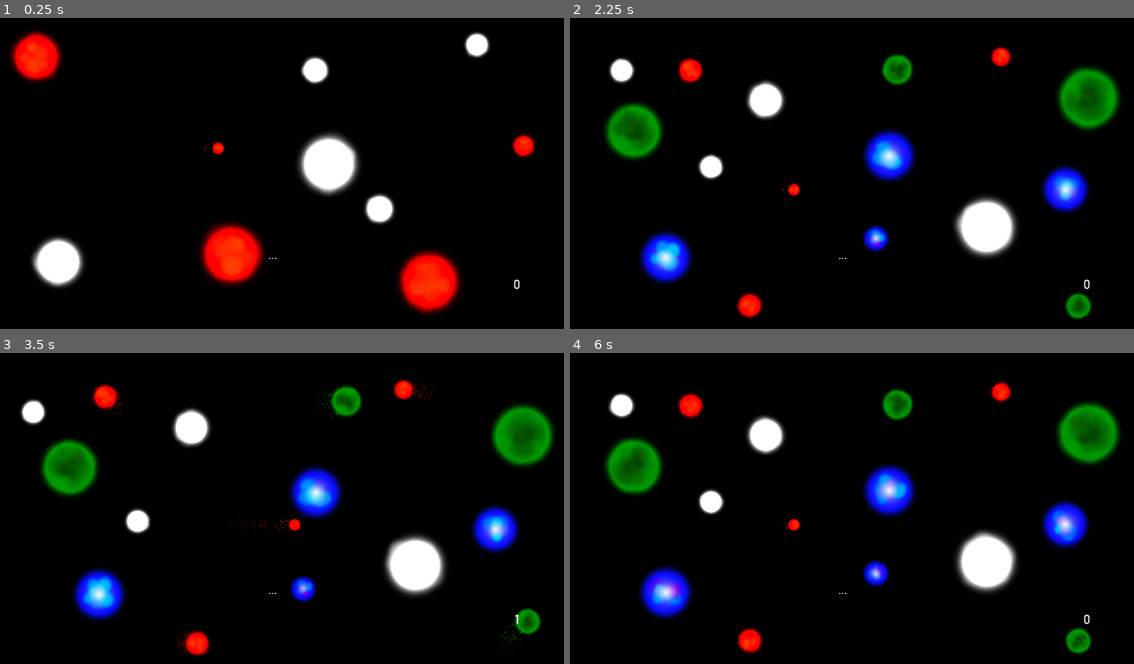
Above: before the commit, frames 1-4 (two rows, left to right).
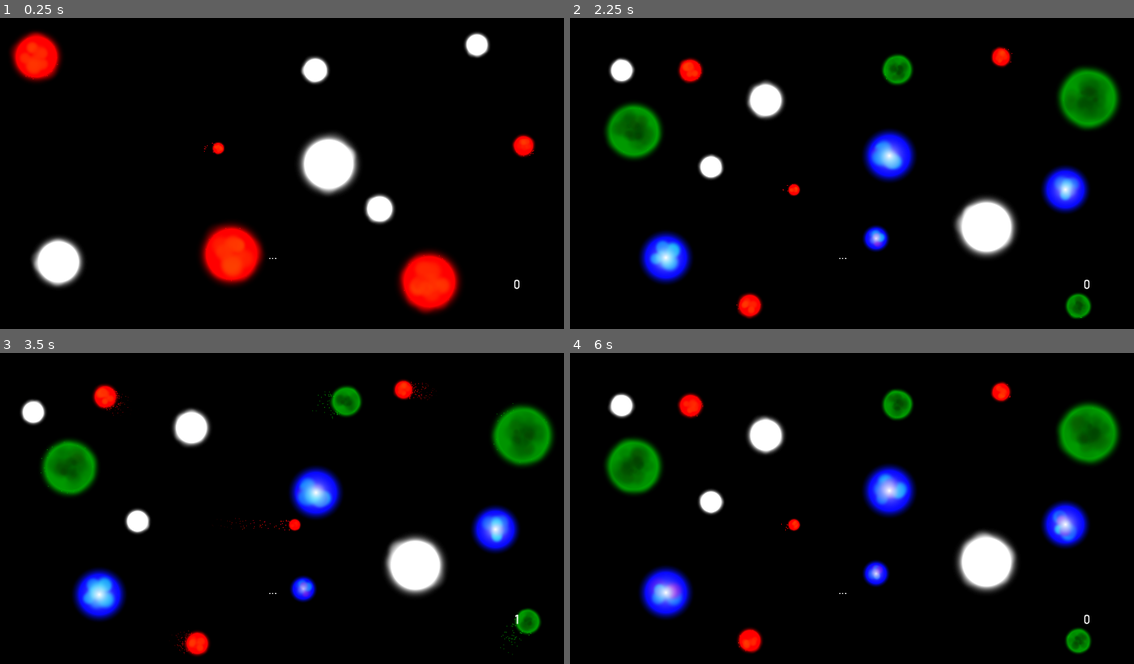
Above: after the commit, the same moments.

Repository: Dark-Gran/Spirit-Circles
Game: Godot game, scene res://src/Main.tscn
Same seed, same stepped clock (60 frames per second), same inputs: the game is played once before the commit and once after it.
Inputs (mouse positions are in pixels of both pictures, inside the frame that each line leads up to):
- Up to frame 1 (0.25 s): no input
- Up to frame 2 (2.25 s): move the mouse to (981, 148) at 0.52 s; hold Right (ui_right) 0.53-1.28 s; tap Space (ui_accept) at 0.77, 1.52 s; move the mouse to (716, 182) at 1.27 s; hold Left (ui_left) 1.28-2.03 s; move the mouse to (908, 86) at 2.02 s; hold Right (ui_right) from 2.03 s (still down)
- Up to frame 3 (3.5 s): keep holding Right (ui_right); move the mouse to (242, 570) at 2.77 s; tap Space (ui_accept) at 3.02 s
- Up to frame 4 (6 s): move the mouse to (1032, 555) at 3.52 s; release Right (ui_right) at 3.53 s; hold Left (ui_left) 3.53-5.78 s; tap Space (ui_accept) at 3.77, 4.52 s; move the mouse to (654, 446) at 4.27 s; move the mouse to (874, 499) at 5.02 s; move the mouse to (744, 412) at 5.77 s; hold Right (ui_right) from 5.78 s (still down)

The runs differ from the first frame. In frame 2, 0.6% of the frame differs, in the area x 14-91%, y 39-81%; in frame 3, 0.8%, in the area x 14-91%, y 40-83%; in frame 4, 0.5%.

Commit message:
antialiasing

Diff:
--- a/project.godot
+++ b/project.godot
@@ -110,5 +110,8 @@
 
 [rendering]
 
+quality/intended_usage/framebuffer_allocation=0
+quality/intended_usage/framebuffer_allocation.mobile=0
 environment/default_clear_color=Color( 0, 0, 0, 1 )
+quality/filters/msaa=2
 environment/default_environment="res://default_env.tres"
--- a/src/world/PlayerCircle.tscn
+++ b/src/world/PlayerCircle.tscn
@@ -23,9 +23,11 @@
 mesh = SubResource( 2 )
 
 [node name="CollisionShape2D" type="CollisionShape2D" parent="."]
+visible = false
 shape = SubResource( 3 )
 
 [node name="Area2D" type="Area2D" parent="."]
+visible = false
 input_pickable = false
 
 [node name="CollisionShape2D2" type="CollisionShape2D" parent="Area2D"]
--- a/src/world/World.gd
+++ b/src/world/World.gd
@@ -239,8 +239,8 @@
 		if could_spawn_pc_now():
 			for c in $Level/Circles.get_children():
 				if c.ray_point_a != null && c.ray_point_b != null:
-					draw_line(c.position, c.ray_point_a, Color.white, 2, false)
-					draw_line(c.ray_point_a, c.ray_point_b, Color.white, 2, false)
+					draw_line(c.position, c.ray_point_a, Color.white, 2, true)
+					draw_line(c.ray_point_a, c.ray_point_b, Color.white, 2, true)
 					#draw_circle(c.position+c.get_node("RayCastA").position, 5, Color.red)
 					#draw_circle(c.position+c.get_node("RayCastB").position, 5, Color.red)
 
